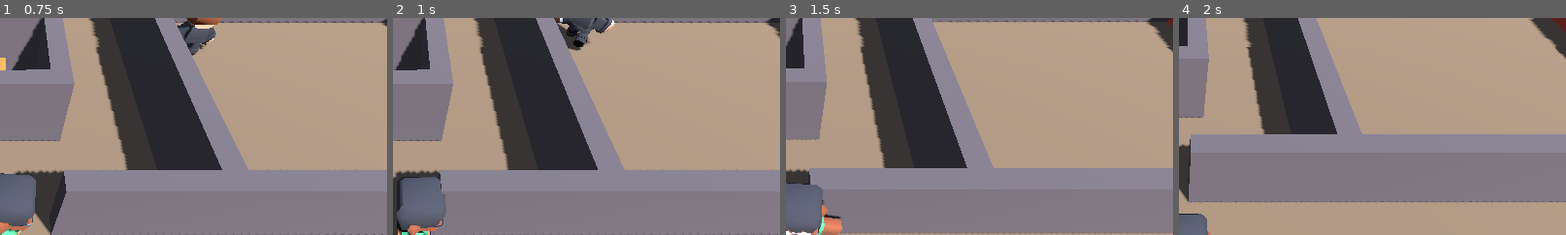
Above: before the commit, frames 1-4 (left to right).
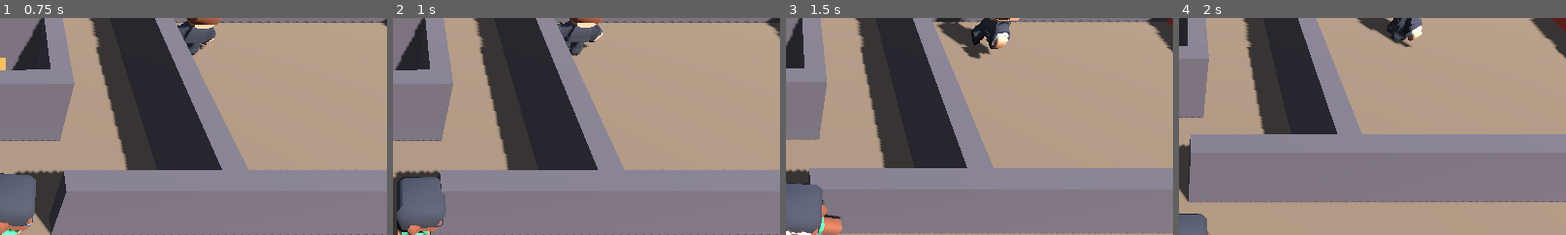
Above: after the commit, the same moments.

Repository: Carola-caicedo/Survivor-Maze-Puzzle
Game: Godot game, scene res://main.tscn
Same seed, same stepped clock (60 frames per second), same inputs: the game is played once before the commit and once after it.
Inputs:
- Up to frame 1 (0.75 s): tap Enter (ui_accept) at 0.5, 0.6 s; hold D (move_right) from 0.53 s (still down)
- Up to frame 2 (1 s): keep holding D (move_right); tap Enter (ui_accept) at 0.77 s
- Up to frame 3 (1.5 s): tap Enter (ui_accept) at 1.07 s; release D (move_right) at 1.28 s; hold S (move_down) from 1.28 s (still down); tap Shift (correr) at 1.35 s
- Up to frame 4 (2 s): keep holding S (move_down); tap Enter (ui_accept) at 1.52, 1.55, 1.82 s
The pictures show only the part of the screen within x 50-100%, y 0-50%; the shares and areas given below are measured in that part.

Frame 1 is identical in both runs. In frame 2, 1.3% of the frame differs, in the area x 41-58%, y 0-18%; in frame 3, 2.3%, in the area x 38-61%, y 0-19%; in frame 4, 1.4%.

Commit message:
separacion enemigos

Diff:
--- a/espada.gd
+++ b/espada.gd
@@ -50,11 +50,13 @@
 	pj.empuje = -pj.basis.z * rapidez
 	pj.multiplicador = multiplicador_activa
 	pj.accion = animacion
-	vida_restante -= dano
-	print("empieza: ", tecla, " · daño ", dano, " · vida del enemigo ", max(vida_restante, 0))
-	if vida_restante <= 0:
-		print("enemigo vencido")
-		vida_restante = vida_enemigo
+
+	for enemigo in get_tree().get_nodes_in_group("enemigos"):
+		var dist = pj.global_position.distance_to(enemigo.global_position)
+		if dist <= 2.2:
+			enemigo.recibir_golpe(dano)
+			break
+	print("empieza: ", tecla, " · daño ", dano)
 
 
 func terminar():
--- a/guardian.gd
+++ b/guardian.gd
@@ -61,9 +61,6 @@
 	velocity += get_gravity() * delta
 	reloj = maxf(reloj - delta, 0.0)
 	busca = maxf(busca - delta, 0.0)
-
-	if Input.is_action_just_pressed("ui_accept"):
-		recibir_golpe(danio_prueba)
 
 	var d = distancia()
 	var ve = lo_ve()
--- a/main.tscn
+++ b/main.tscn
@@ -124,6 +124,7 @@
 [node name="Guardian" parent="." unique_id=602957092 instance=ExtResource("7_272bh")]
 transform = Transform3D(1, 0, 0, 0, 1, 0, 0, 0, 1, 6.4763737, 0, 6.4198503)
 rapidez = 2.5
+ruta = Array[Vector3]([Vector3(0, 0, 0), Vector3(6.5, 0, 0)])
 rango_ataque = 1.3
 tiempo_recarga = 1.2
 
@@ -144,6 +145,10 @@
 
 [node name="Guardian2" parent="." unique_id=1453112332 instance=ExtResource("7_272bh")]
 transform = Transform3D(1, 0, 0, 0, 1, 0, 0, 0, 1, 0, 0, -7.2725177)
+rapidez = 2.5
+ruta = Array[Vector3]([Vector3(0, 0, 0), Vector3(0, 0, -3.5), Vector3(0, 0, 2.5)])
+rango_ataque = 1.3
+tiempo_recarga = 1.2
 
 [node name="Partida" type="Node3D" parent="." unique_id=398105633]
 process_mode = 3
